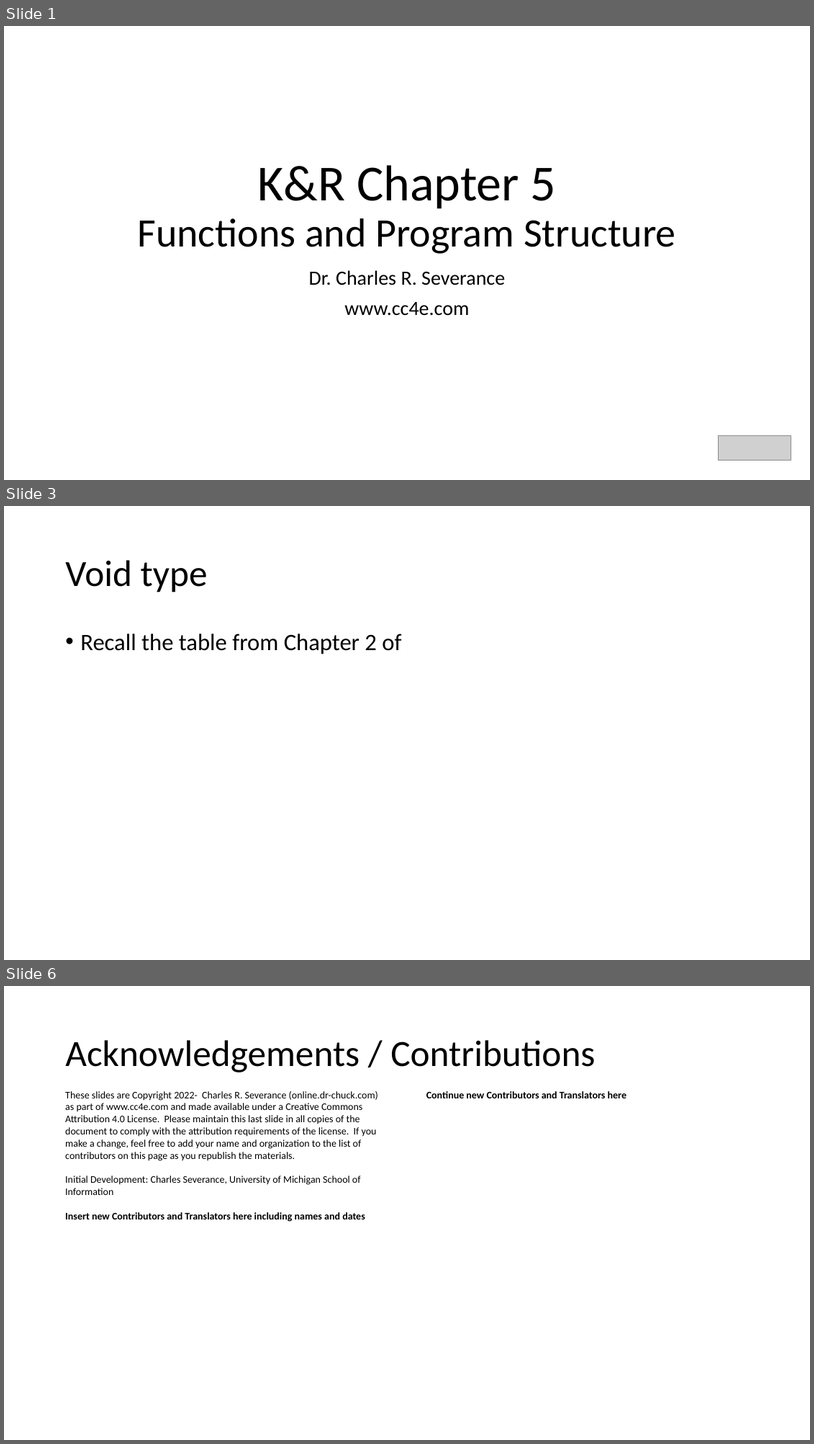
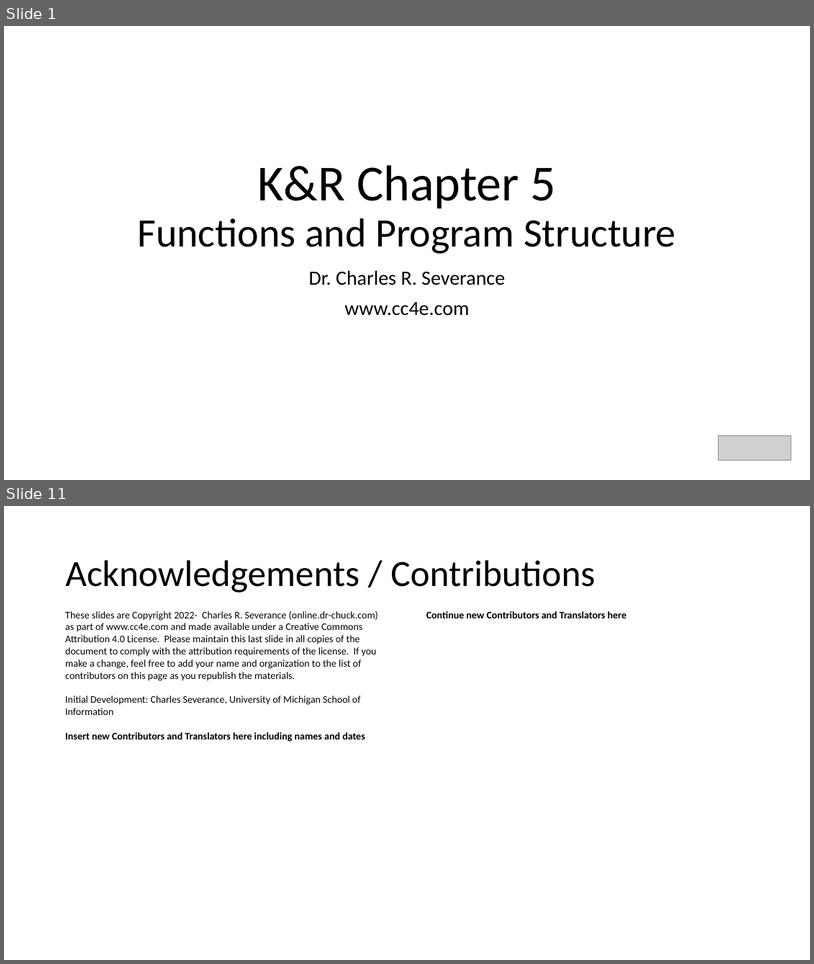
Before and after one commit to csev/cc4e, a slide deck: lectures/KR-5.pptx. Shown one above the other, each under a label of ours: slides 1, 3 and 6 before the commit, slides 1 and 11 after it; the slides between them are not shown. The pictures are 814x1444 and 814x964 pixels, drawn with LibreOffice and Linux fonts; fonts in the diff are those of the drawing; grey boxes stand for pictures. Boxes give left, top, right and bottom in pixels: in the first picture for what was removed or moved away, otherwise in the second. Text is boxed around its words. In the diff, an @@ line names an element or a change of style, - is before the commit and + after.

```diff
--- a/lectures/KR-5.pptx
+++ b/lectures/KR-5.pptx
@@ slide 3 removed at <box>4,506,810,960</box>, background #FFFFFF @@
@@ title removed at <box>65,560,208,592</box> @@
-Void type
@@ text removed at <box>80,633,401,654</box> @@
-• Recall the table from Chapter 2 of
@@ what was slide 6 is now slide 11 @@
```
Also in this commit, not shown: 3 slides changed, 6 slides added, 7 other files.
